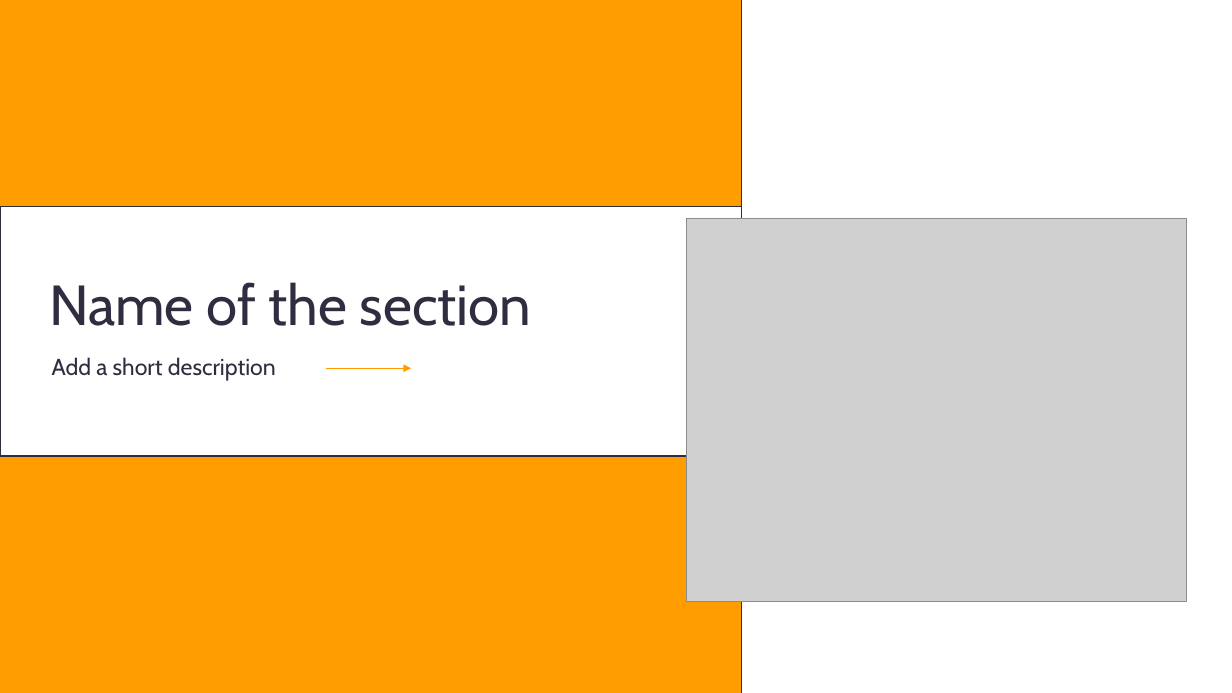
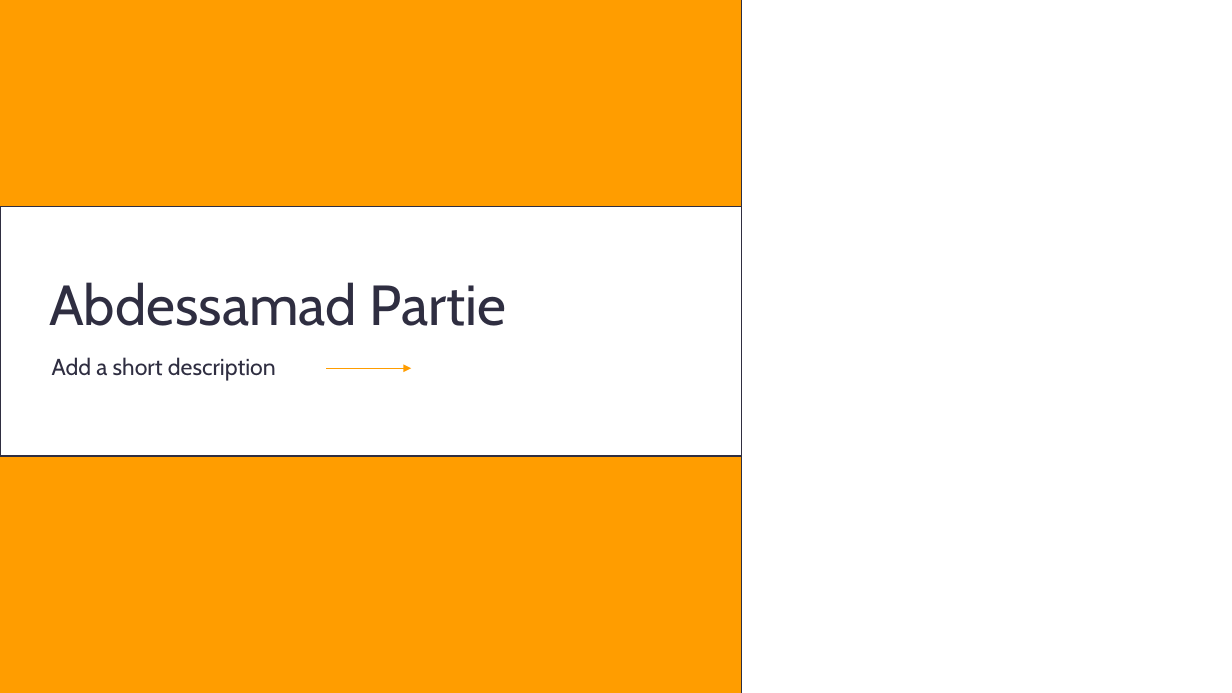
Before and after one commit to AbdessamadAbdaoui/Presentation_Git, a slide deck: slide 1 of presentation_Git.pptx (slide 4 before the commit). Drawn at 1232x693 pixels with LibreOffice and Linux fonts; fonts in the diff are those of the drawing; grey boxes stand for pictures. Boxes give left, top, right and bottom in pixels: in the first picture for what was removed or moved away, otherwise in the second. Text is boxed around its words. In the diff, an @@ line names an element or a change of style, - is before the commit and + after.

Commit message:
my presentation

```diff
--- a/presentation_Git.pptx
+++ b/presentation_Git.pptx
@@ picture removed at (x1=687, y1=219, x2=1187, y2=602) @@
@@ text at (x1=49, y1=282, x2=507, y2=326): text changed @@
-Name of the section
+Abdessamad Partie
```
Also in this commit, not shown: 1 other slide changed, 28 slides added, 2 slides removed.
